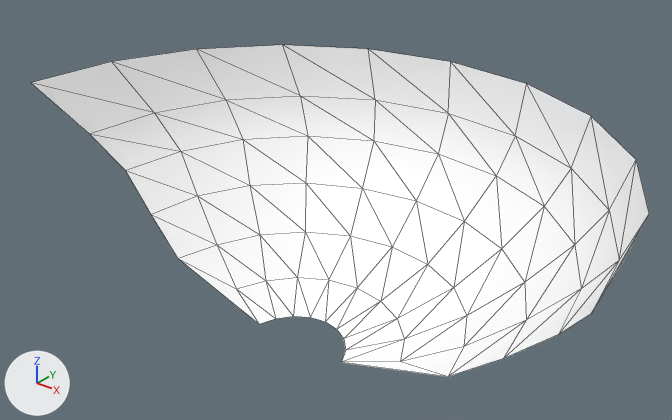
An edit to the glTF model Assets/StreamingAssets/Models/Mouths/honsey-mouth.gltf, drawn before and after from the same camera.
Before and after are seen from a 50 mm camera at (0.01382, -0.05187, -0.02493) aimed at (-0.00076, -0.03365, -0.03622). The lights are fixed; the arrows at lower left show +X, +Y and +Z. Mesh edges are drawn as thin lines. Where no turn or scale is listed for an object, it has been applied to the vertices.

The first picture shows 'honsey-face-mouth'.
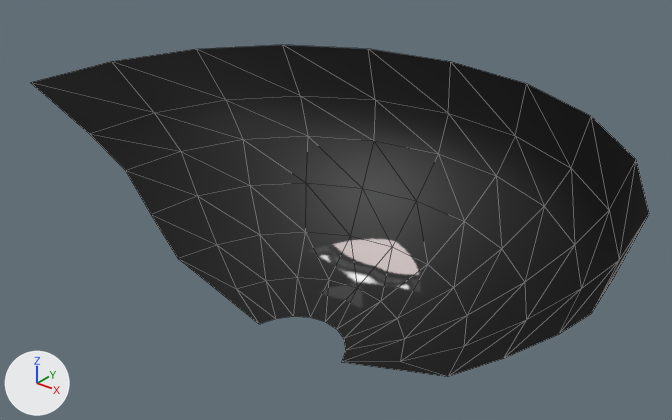
Boxes (x1, y1, x2, y2) around the edits, measured in the pictures (672 x 420 px):
```json
{"object": "honsey-face-mouth", "change": "surface changed", "before": [31, 45, 649, 377], "after": [31, 45, 649, 377], "on screen": "white to black"}
```

Edits to the scene script, one JSON object a line:
```json
{"op": "add", "block": "img_neutral_happy", "code": ["img_neutral_happy = load_image('Neutral_Happy', '_unpacked/Neutral_Happy', 2048, 2048, 'sRGB')"]}
{"op": "remove", "block": "mat_horse_color_1", "code": "mat_horse_color_1.base_color = (1.0, 1.0, 1.0)  # white #ffffff"}
{"op": "add", "block": "mat_horse_color_1", "code": "mat_horse_color_1.texture = img_neutral_happy"}
```
